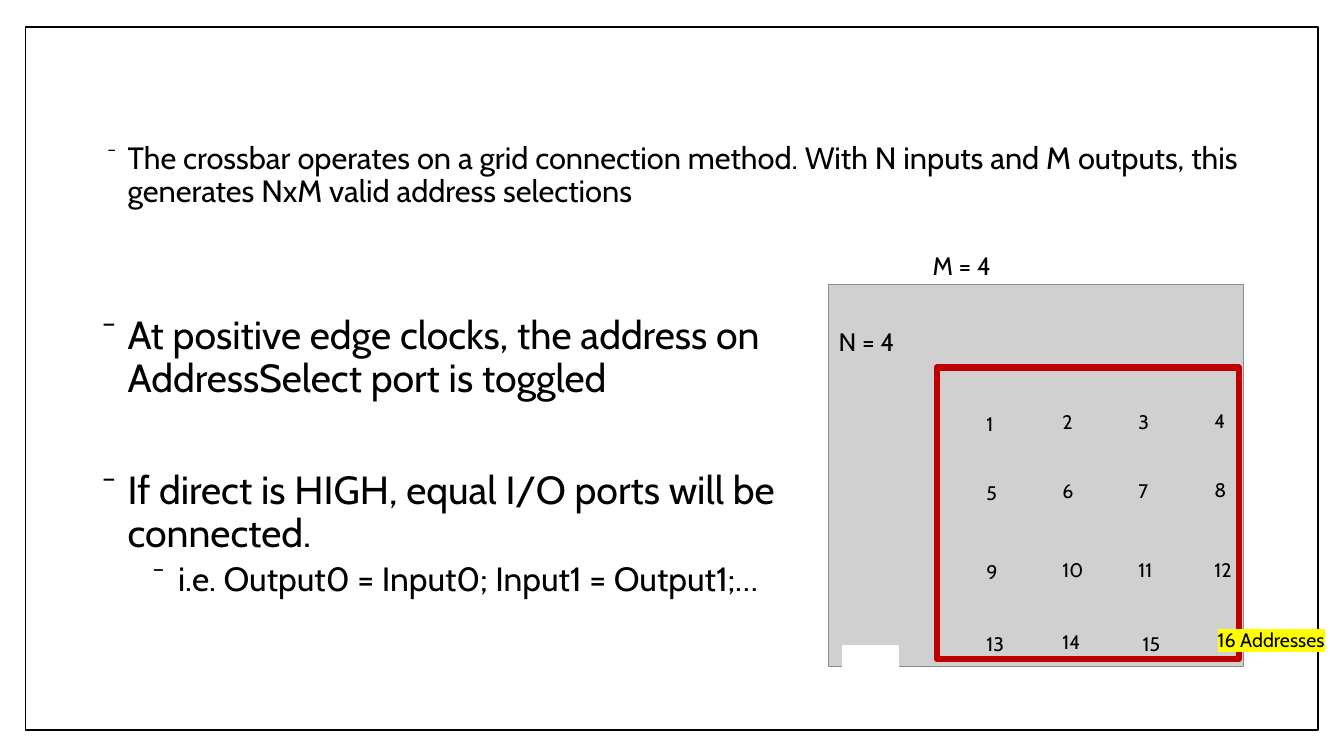
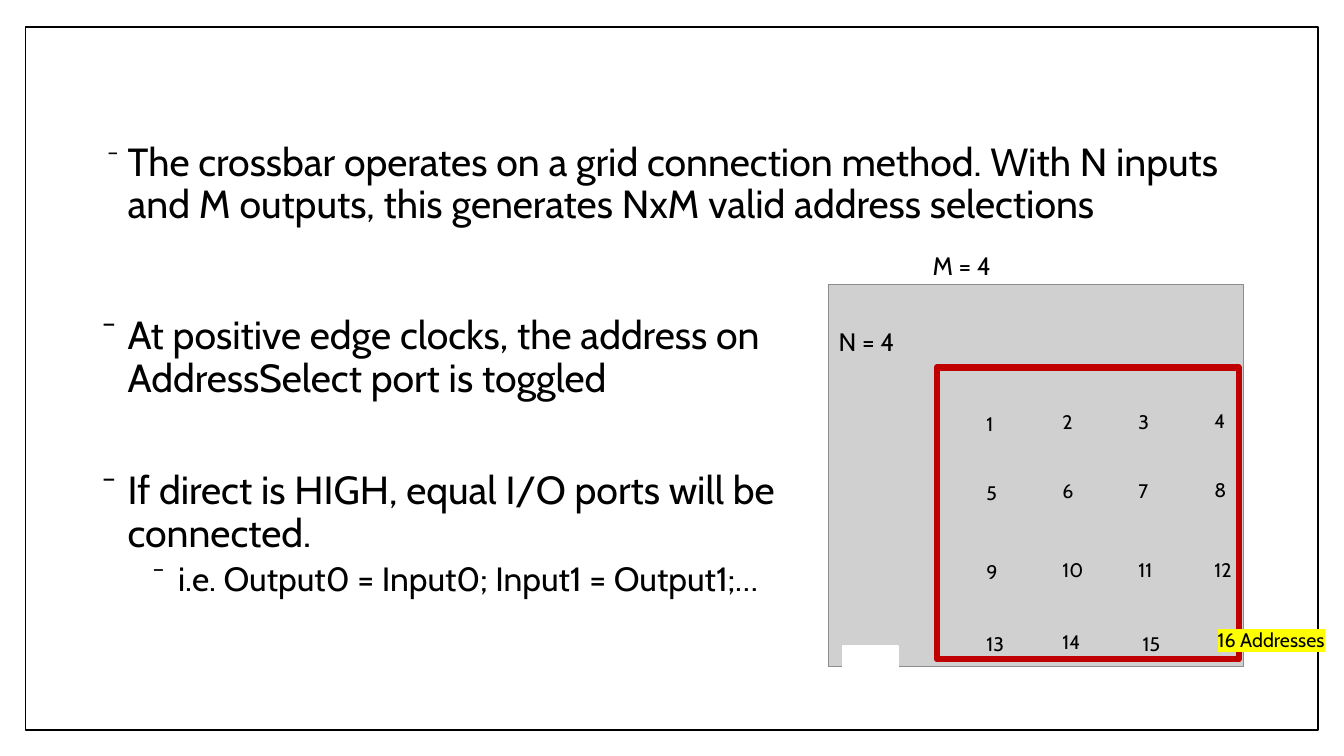
Before and after one commit to monkeyboyfr3sh/ReconHardware, a slide deck: slide 15 of Documents/Presentations/Presentation1.pptx. Drawn at 1344x756 pixels with LibreOffice and Linux fonts; fonts in the diff are those of the drawing; grey boxes stand for pictures. Boxes give left, top, right and bottom in pixels: in the first picture for what was removed or moved away, otherwise in the second. Text is boxed around its words. In the diff, an @@ line names an element or a change of style, - is before the commit and + after.

```diff
--- a/Documents/Presentations/Presentation1.pptx
+++ b/Documents/Presentations/Presentation1.pptx
@@ text "The crossbar operates on a ..." at [128,146,1218,228]: size 22 to 28 pt @@
```
Also in this commit, not shown: 2 other slides changed, 1 other file.
